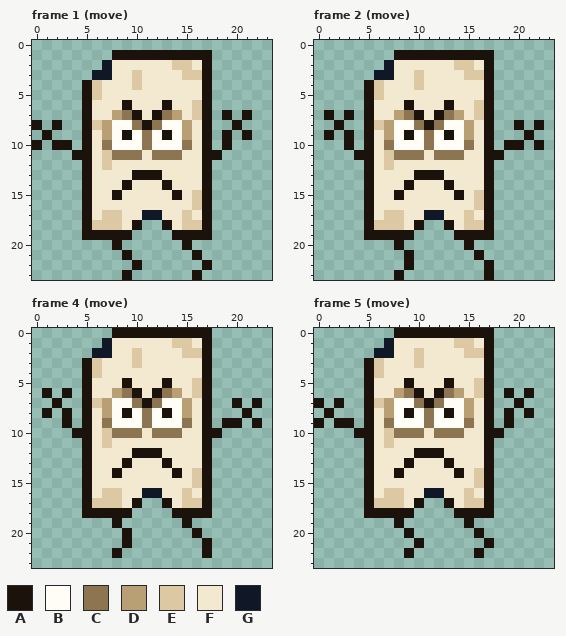
Two states of a pixel-art file, art/aseprite/enemy-stub.aseprite. The picture above was drawn from the file before the commit.
24x24 pixels, 11 frames. Shown: frame 1 (move), frame 2 (move), frame 4 (move), frame 5 (move). The commit also changed other frames, which this record leaves out.
Palette (. is transparent): A #1a120b  B #fffdf5  C #8c7550  D #b89f74  E #dcc9a3  F #f2e9d0  G #101828
Pixels before, frame 1 (move), first column x 0:
 1 ........AAAAAAAAAA....
 2 .......GFFFFFFEEFA....
 3 ......GGFFEFFFFEEA....
 4 .....AEFFFEFFFFFFA....
 5 .....AEFFFFFFFFFFA....
 6 .....AFFFAFFFAFFEA....
 7 .....AFFDCAFACDFEA.A.A
 8 A.A..AEDBBCACBBDFA..A.
 9 .A...AFDBABCBABDFA.A.A
10 A.AA.AFCBBBCBBBCFA.A..
11 ....AAFECCCFCCCFFAA...
12 .....AFEFFFFFFFFFA....
13 .....AFFFFAAAFFFFA....
14 .....AFFFAFFFAFFFA....
15 .....AFFAFFFFFAFEA....
16 .....AFFFFFFFFFFEA....
17 .....AFEEFFGGFFEFA....
18 .....AEEEFA..AFEEA....
19 .....AAAAA....AAAA....
20 ........A......A......
21 .........A......A.....
22 ..........A......A....
23 .........A......A.....
Pixels before, frame 2 (move), first column x 1:
 1 .......AAAAAAAAAA.....
 2 ......GFFFFFFEEFA.....
 3 .....GGFFEFFFFEEA.....
 4 ....AEFFFEFFFFFFA.....
 5 ....AEFFFFFFFFFFA.....
 6 ....AFFFAFFFAFFEA.....
 7 A.A.AFFDCAFACDFEA.....
 8 .A..AEDBBCACBBDFA..A.A
 9 A.A.AFDBABCBABDFA...A.
10 ..A.AFCBBBCBBBCFA.AA.A
11 ...AAFECCCFCCCFFAA....
12 ....AFEFFFFFFFFFA.....
13 ....AFFFFAAAFFFFA.....
14 ....AFFFAFFFAFFFA.....
15 ....AFFAFFFFFAFEA.....
16 ....AFFFFFFFFFFEA.....
17 ....AFEEFFGGFFEFA.....
18 ....AEEEFA..AFEEA.....
19 ....AAAAA....AAAA.....
20 .......A......A.......
21 ........A......A......
22 ........A.......A.....
23 .......A........A.....
Pixels before, frame 4 (move), first column x 1:
 0 .......AAAAAAAAAA.....
 1 ......GFFFFFFEEFA.....
 2 .....GGFFEFFFFEEA.....
 3 ....AEFFFEFFFFFFA.....
 4 ....AEFFFFFFFFFFA.....
 5 ....AFFFAFFFAFFEA.....
 6 A.A.AFFDCAFACDFEA.....
 7 .A..AEDBBCACBBDFA..A.A
 8 A.A.AFDBABCBABDFA...A.
 9 ..A.AFCBBBCBBBCFA.AA.A
10 ...AAFECCCFCCCFFAA....
11 ....AFEFFFFFFFFFA.....
12 ....AFFFFAAAFFFFA.....
13 ....AFFFAFFFAFFFA.....
14 ....AFFAFFFFFAFEA.....
15 ....AFFFFFFFFFFEA.....
16 ....AFEEFFGGFFEFA.....
17 ....AEEEFA..AFEEA.....
18 ....AAAAA....AAAA.....
19 .......A......A.......
20 ........A......A......
21 ........A.......A.....
22 .......A........A.....
Pixels before, frame 5 (move), first column x 0:
 0 ........AAAAAAAAAA....
 1 .......GFFFFFFEEFA....
 2 ......GGFFEFFFFEEA....
 3 .....AEFFFEFFFFFFA....
 4 .....AEFFFFFFFFFFA....
 5 .....AFFFAFFFAFFEA....
 6 .....AFFDCAFACDFEA.A.A
 7 A.A..AEDBBCACBBDFA..A.
 8 .A...AFDBABCBABDFA.A.A
 9 A.AA.AFCBBBCBBBCFA.A..
10 ....AAFECCCFCCCFFAA...
11 .....AFEFFFFFFFFFA....
12 .....AFFFFAAAFFFFA....
13 .....AFFFAFFFAFFFA....
14 .....AFFAFFFFFAFEA....
15 .....AFFFFFFFFFFEA....
16 .....AFEEFFGGFFEFA....
17 .....AEEEFA..AFEEA....
18 .....AAAAA....AAAA....
19 ........A......A......
20 .........A......A.....
21 ..........A......A....
22 .........A......A.....
After:
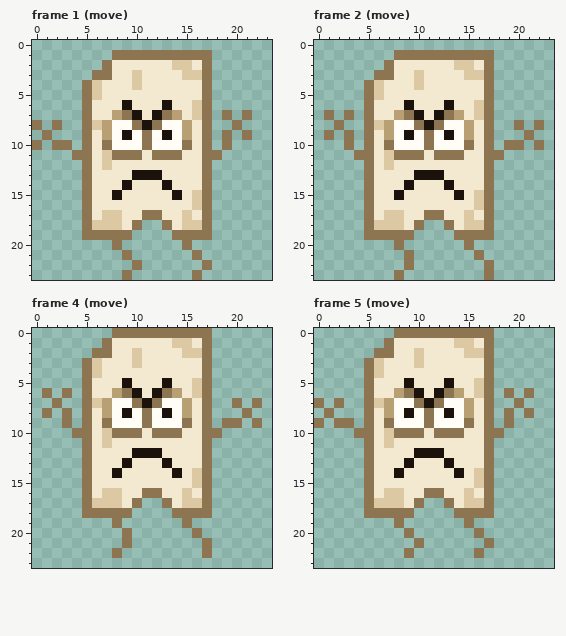
Commit: Re-export enemy-stub: art revision to the move set (same tags/frames)
Change:
Frame 1 (move):
y 1: x 8..17 AAAAAAAAAA -> CCCCCCCCCC
y 2: x 7 G -> C; x 17 A -> C
y 3: x 6..7 GG -> CC; x 17 A -> C
y 4..6: x 5 A -> C; x 17 A -> C
y 7: x 5 A -> C; x 17 A -> C; x 19 A -> C; x 21 A -> C
y 8: x 0 A -> C; x 2 A -> C; x 5 A -> C; x 17 A -> C; x 20 A -> C
y 9: x 1 A -> C; x 5 A -> C; x 17 A -> C; x 19 A -> C; x 21 A -> C
y 10: x 0 A -> C; x 2..3 AA -> CC; x 5 A -> C; x 17 A -> C; x 19 A -> C
y 11: x 4..5 AA -> CC; x 17..18 AA -> CC
y 12..16: x 5 A -> C; x 17 A -> C
y 17: x 5 A -> C; x 11..12 GG -> CC; x 17 A -> C
y 18: x 5 A -> C; x 10 A -> C; x 13 A -> C; x 17 A -> C
y 19: x 5..9 AAAAA -> CCCCC; x 14..17 AAAA -> CCCC
y 20: x 8 A -> C; x 15 A -> C
y 21: x 9 A -> C; x 16 A -> C
y 22: x 10 A -> C; x 17 A -> C
y 23: x 9 A -> C; x 16 A -> C
Frame 2 (move):
y 1: x 8..17 AAAAAAAAAA -> CCCCCCCCCC
y 2: x 7 G -> C; x 17 A -> C
y 3: x 6..7 GG -> CC; x 17 A -> C
y 4..6: x 5 A -> C; x 17 A -> C
y 7: x 1 A -> C; x 3 A -> C; x 5 A -> C; x 17 A -> C
y 8: x 2 A -> C; x 5 A -> C; x 17 A -> C; x 20 A -> C; x 22 A -> C
y 9: x 1 A -> C; x 3 A -> C; x 5 A -> C; x 17 A -> C; x 21 A -> C
y 10: x 3 A -> C; x 5 A -> C; x 17 A -> C; x 19..20 AA -> CC; x 22 A -> C
y 11: x 4..5 AA -> CC; x 17..18 AA -> CC
y 12..16: x 5 A -> C; x 17 A -> C
y 17: x 5 A -> C; x 11..12 GG -> CC; x 17 A -> C
y 18: x 5 A -> C; x 10 A -> C; x 13 A -> C; x 17 A -> C
y 19: x 5..9 AAAAA -> CCCCC; x 14..17 AAAA -> CCCC
y 20: x 8 A -> C; x 15 A -> C
y 21: x 9 A -> C; x 16 A -> C
y 22: x 9 A -> C; x 17 A -> C
y 23: x 8 A -> C; x 17 A -> C
Frame 4 (move):
y 0: x 8..17 AAAAAAAAAA -> CCCCCCCCCC
y 1: x 7 G -> C; x 17 A -> C
y 2: x 6..7 GG -> CC; x 17 A -> C
y 3..5: x 5 A -> C; x 17 A -> C
y 6: x 1 A -> C; x 3 A -> C; x 5 A -> C; x 17 A -> C
y 7: x 2 A -> C; x 5 A -> C; x 17 A -> C; x 20 A -> C; x 22 A -> C
y 8: x 1 A -> C; x 3 A -> C; x 5 A -> C; x 17 A -> C; x 21 A -> C
y 9: x 3 A -> C; x 5 A -> C; x 17 A -> C; x 19..20 AA -> CC; x 22 A -> C
y 10: x 4..5 AA -> CC; x 17..18 AA -> CC
y 11..15: x 5 A -> C; x 17 A -> C
y 16: x 5 A -> C; x 11..12 GG -> CC; x 17 A -> C
y 17: x 5 A -> C; x 10 A -> C; x 13 A -> C; x 17 A -> C
y 18: x 5..9 AAAAA -> CCCCC; x 14..17 AAAA -> CCCC
y 19: x 8 A -> C; x 15 A -> C
y 20: x 9 A -> C; x 16 A -> C
y 21: x 9 A -> C; x 17 A -> C
y 22: x 8 A -> C; x 17 A -> C
Frame 5 (move):
y 0: x 8..17 AAAAAAAAAA -> CCCCCCCCCC
y 1: x 7 G -> C; x 17 A -> C
y 2: x 6..7 GG -> CC; x 17 A -> C
y 3..5: x 5 A -> C; x 17 A -> C
y 6: x 5 A -> C; x 17 A -> C; x 19 A -> C; x 21 A -> C
y 7: x 0 A -> C; x 2 A -> C; x 5 A -> C; x 17 A -> C; x 20 A -> C
y 8: x 1 A -> C; x 5 A -> C; x 17 A -> C; x 19 A -> C; x 21 A -> C
y 9: x 0 A -> C; x 2..3 AA -> CC; x 5 A -> C; x 17 A -> C; x 19 A -> C
y 10: x 4..5 AA -> CC; x 17..18 AA -> CC
y 11..15: x 5 A -> C; x 17 A -> C
y 16: x 5 A -> C; x 11..12 GG -> CC; x 17 A -> C
y 17: x 5 A -> C; x 10 A -> C; x 13 A -> C; x 17 A -> C
y 18: x 5..9 AAAAA -> CCCCC; x 14..17 AAAA -> CCCC
y 19: x 8 A -> C; x 15 A -> C
y 20: x 9 A -> C; x 16 A -> C
y 21: x 10 A -> C; x 17 A -> C
y 22: x 9 A -> C; x 16 A -> C
Where, in picture pixels (left, top, right, bottom), the same in both pictures:
changed: (32, 50, 252, 280)
changed: (324, 50, 544, 280)
changed: (42, 328, 262, 558)
changed: (314, 328, 534, 558)
